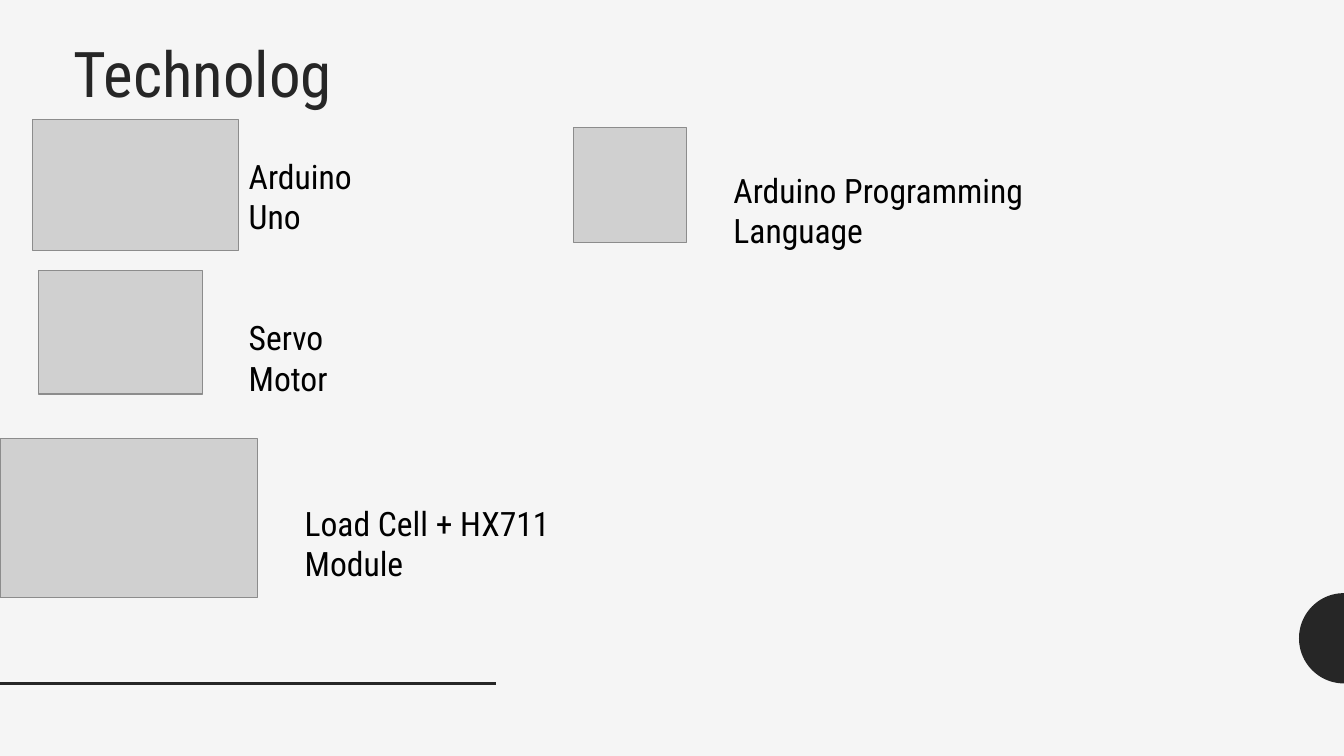
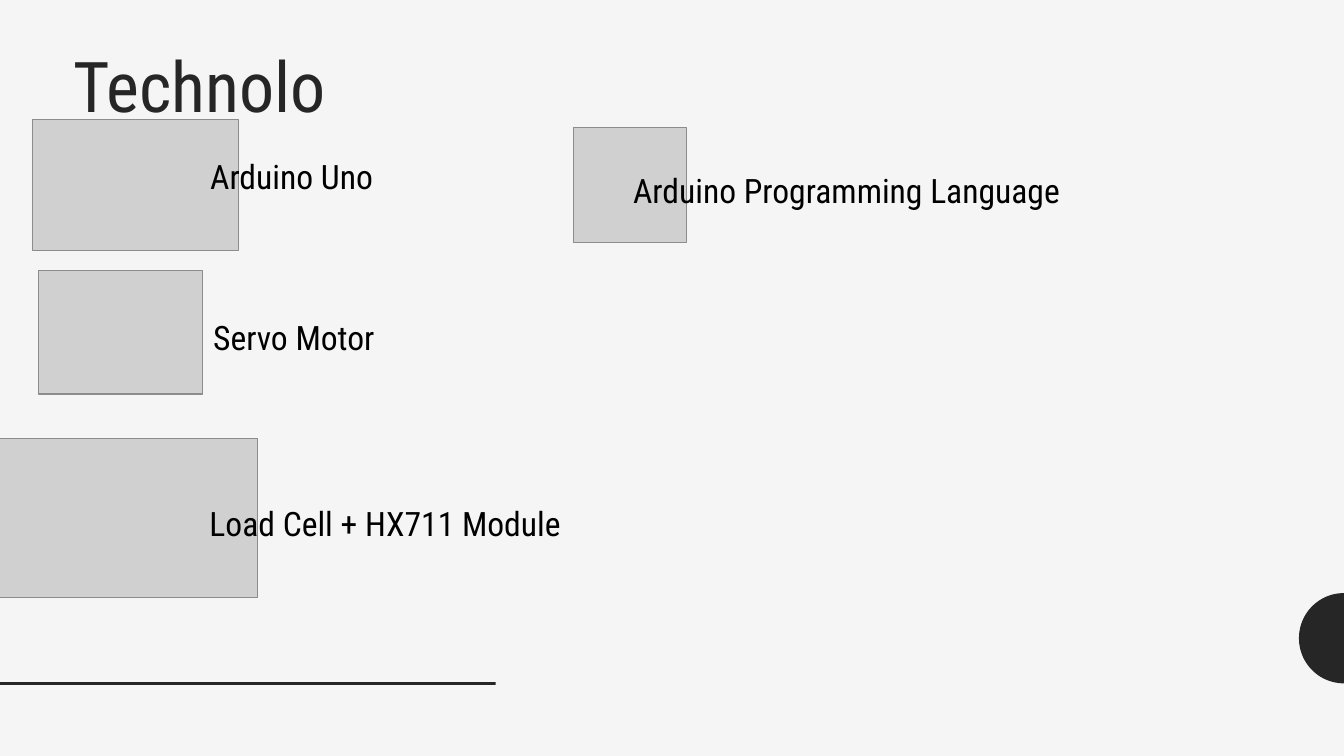
Before and after one commit to aaccttrr/iotproject, a slide deck: slide 4 of AdamCotterPresentation.pptx. Drawn at 1344x756 pixels with LibreOffice and Linux fonts; fonts in the diff are those of the drawing; grey boxes stand for pictures. Boxes give left, top, right and bottom in pixels: in the first picture for what was removed or moved away, otherwise in the second. Text is boxed around its words. In the diff, an @@ line names an element or a change of style, - is before the commit and + after.

```diff
--- a/AdamCotterPresentation.pptx
+++ b/AdamCotterPresentation.pptx
@@ text "Technology" at [64, 37, 343, 119]: size 45 to 50 pt; line spacing 0.9 to 1 @@
@@ text "Arduino Uno" rewrapped from [249, 163, 352, 230] to [210, 158, 373, 197] @@
@@ text "Arduino Programming Language" rewrapped from [733, 177, 1023, 250] to [633, 172, 1060, 211] @@
@@ text "Servo Motor" rewrapped from [249, 325, 328, 392] to [213, 325, 375, 351] @@
@@ text "Load Cell + HX711 Module" rewrapped from [305, 510, 549, 577] to [209, 505, 561, 544] @@
```
Also in this commit, not shown: 5 other slides changed, 1 slide added.
